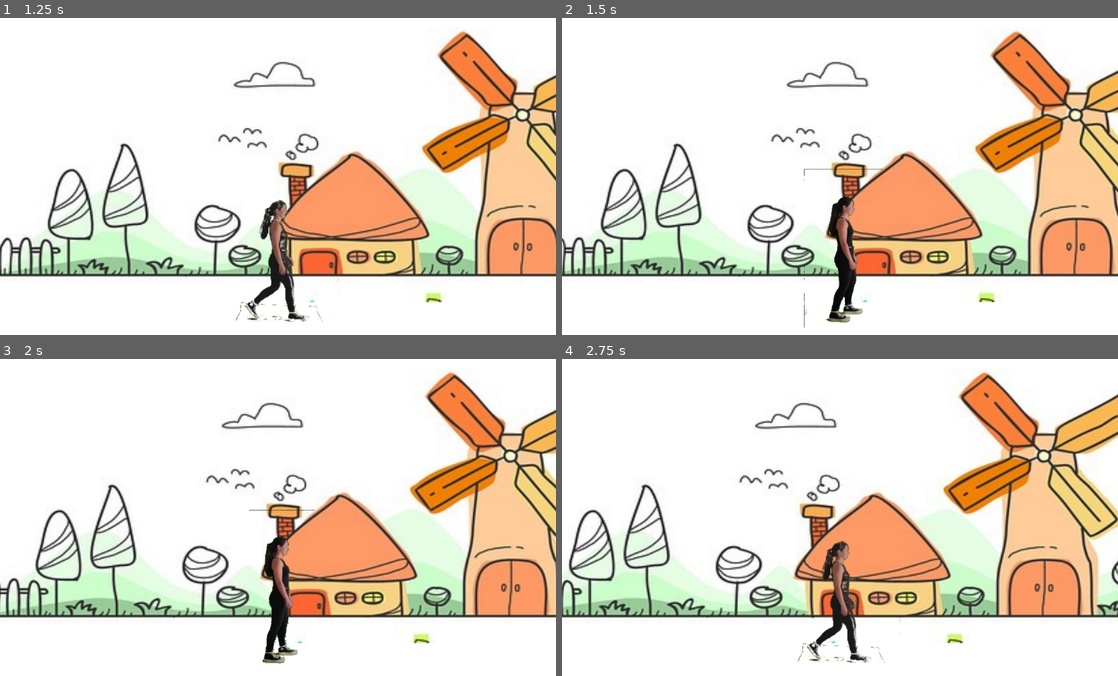
Above: before the commit, frames 1-4 (two rows, left to right).
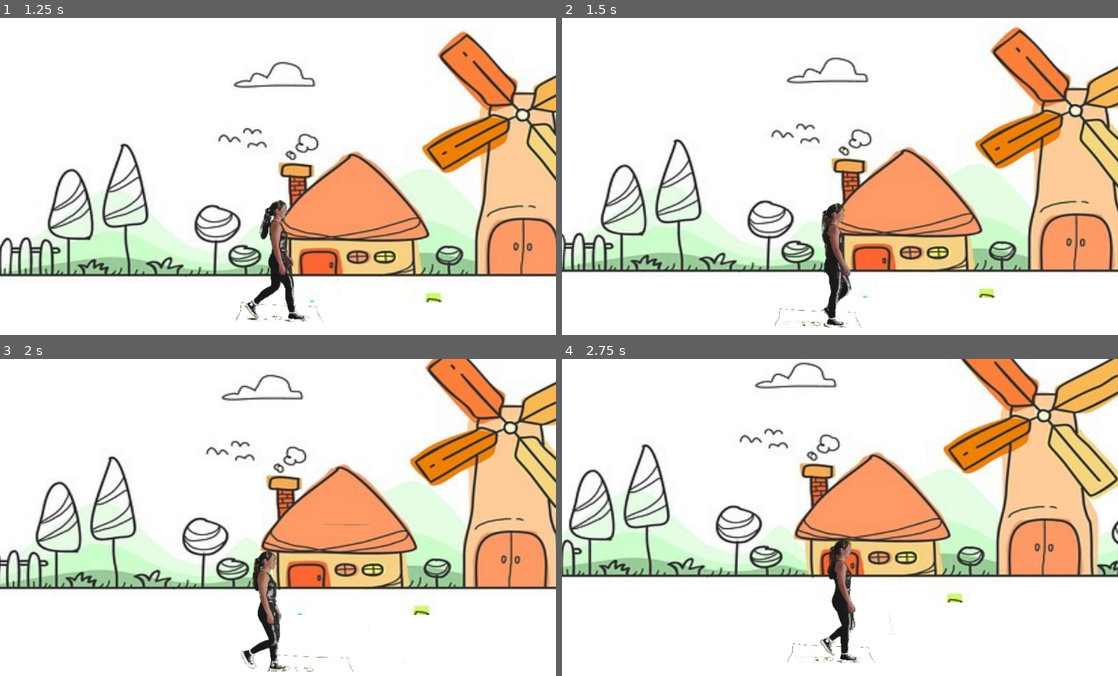
Above: after the commit, the same moments.

Repository: abel-001/peladilla_en_sleep_street
Game: Godot game, scene res://escenarios/nivel1/Escenario.tscn
Two runs of this game, one before a commit and one after it. Both use one fixed random seed, a clock stepped at 60 frames per second and the inputs below. The project has no main scene, so this scene is started directly.
Inputs:
- Up to frame 1 (1.25 s): hold Right (ui_right) from 0.53 s (still down); hold Space (slap) from 0.53 s (still down)
- Up to frame 2 (1.5 s): release Right (ui_right) at 1.28 s; release Space (slap) at 1.28 s; hold Down (ui_down) from 1.28 s (still down); tap Space (slap) at 1.35 s
- Up to frame 3 (2 s): keep holding Down (ui_down)
- Up to frame 4 (2.75 s): release Down (ui_down) at 2.03 s; hold Right (ui_right) from 2.03 s (still down); hold Space (slap) from 2.03 s (still down)

Frame 1 is identical in both runs. In frame 2, 19% of the frame differs, in the area x 0-100%, y 2-98%; in frame 3, 37%; in frame 4, 46%, in the area x 0-100%, y 0-96%.

Commit message:
Acción de caminar hacia atrás, y guantazo

Diff:
--- a/escenarios/nivel1/Escenario.tscn
+++ b/escenarios/nivel1/Escenario.tscn
@@ -110,8 +110,15 @@
 
 [node name="patricia" parent="." instance=ExtResource( 4 )]
 position = Vector2( -396, 274 )
+es_robot = false
 
 [node name="Camera2D" type="Camera2D" parent="patricia"]
 position = Vector2( 10, -256 )
 current = true
 smoothing_enabled = true
+
+[node name="alto_camino" type="Position2D" parent="."]
+position = Vector2( 241, 193 )
+
+[node name="bajo_camino" type="Position2D" parent="."]
+position = Vector2( 245, 456 )
--- a/personajes/patricia/patricia.gd
+++ b/personajes/patricia/patricia.gd
@@ -8,10 +8,16 @@
 export var velocidad=100
 
 var flip=false
+var escalalado_rango=20
+var lejos
+export var es_robot=true
 
 # Called when the node enters the scene tree for the first time.
 func _ready():
 	$AnimationPlayer.play("idle",-1,2)
+	lejos=get_node("../alto_camino")
+	var cerca=get_node("../bajo_camino")
+	escalalado_rango=cerca.position.y-lejos.position.y
 
 #
 ## Called every frame. 'delta' is the elapsed time since the previous frame.
@@ -20,23 +26,42 @@
 
 func _physics_process(delta):
 	var velocidad_y=0
+	var velocidad_x=0
 
-	if Input.is_action_pressed("ui_up"):
-		velocidad_y=-velocidad
-	elif Input.is_action_pressed("ui_down"):
-		velocidad_y=velocidad
+	var movido=false
 
-	if Input.is_action_pressed("ui_right"):
-		move_and_slide(Vector2(velocidad,velocidad_y),Vector2(0,1))
+	if not es_robot:
+		if Input.is_action_pressed("ui_up"):
+			velocidad_y=-velocidad
+			movido=true
+		elif Input.is_action_pressed("ui_down"):
+			velocidad_y=velocidad
+			movido=true
+
+		if Input.is_action_pressed("ui_right"):
+			velocidad_x=velocidad
+			movido=true
+			scale.x=abs(scale.x)
+		elif Input.is_action_pressed("ui_left"):
+			velocidad_x=-velocidad
+			movido=true
+			print("-> "+str(scale.x))
+			if scale.x>0:
+				scale.x=-scale.x
+				print(scale.x)
+
+	if movido:
+		move_and_slide(Vector2(velocidad_x,velocidad_y),Vector2(0,1))
 		$AnimationPlayer.play("walking",-1,2)
-		flip=false
-	elif Input.is_action_pressed("ui_left"):
-		move_and_slide(Vector2(-velocidad,velocidad_y),Vector2(0,1))
-		$AnimationPlayer.play("walking2",-1,2)
-		flip=true
 	elif Input.is_action_pressed("slap"):
-		$AnimationPlayer.play("slapping",-1,3)
+		$AnimationPlayer.play("slapping",-1,4)
 	else:
-		$AnimationPlayer.play("idle")
+		if $AnimationPlayer.current_animation=="slapping" and $AnimationPlayer.is_playing():
+			pass
+		else:
+			$AnimationPlayer.play("idle")
 
-	$"Walking-patriciaBis".flip_h=flip
+
+	# Tamaño del sprite, según su distanica a alto y bajo_camino
+	var distancia=lejos.position.y-position.y
+	# scale=Vector2(distancia/escalalado_rango,distancia/escalalado_rango)
--- a/personajes/patricia/patricia.tscn
+++ b/personajes/patricia/patricia.tscn
@@ -313,6 +313,30 @@
 tracks/3/imported = false
 tracks/3/enabled = true
 tracks/3/keys = {
+"times": PoolRealArray( 0 ),
+"transitions": PoolRealArray( 1 ),
+"update": 1,
+"values": [ false ]
+}
+tracks/4/type = "value"
+tracks/4/path = NodePath("Walking-patricia-spritesheet:visible")
+tracks/4/interp = 1
+tracks/4/loop_wrap = true
+tracks/4/imported = false
+tracks/4/enabled = true
+tracks/4/keys = {
+"times": PoolRealArray( 0 ),
+"transitions": PoolRealArray( 1 ),
+"update": 1,
+"values": [ false ]
+}
+tracks/5/type = "value"
+tracks/5/path = NodePath("Idle-patricia-spritesheet:visible")
+tracks/5/interp = 1
+tracks/5/loop_wrap = true
+tracks/5/imported = false
+tracks/5/enabled = true
+tracks/5/keys = {
 "times": PoolRealArray( 0 ),
 "transitions": PoolRealArray( 1 ),
 "update": 1,
@@ -506,6 +530,9 @@
 radius = 19.0
 height = 182.0
 
+[sub_resource type="CircleShape2D" id=8]
+radius = 19.0263
+
 [node name="patricia" type="KinematicBody2D"]
 script = ExtResource( 3 )
 
@@ -557,3 +584,12 @@
 [node name="CollisionShape2D" type="CollisionShape2D" parent="."]
 position = Vector2( 1, -108 )
 shape = SubResource( 4 )
+
+[node name="guantada" type="Area2D" parent="."]
+position = Vector2( 66, -213 )
+__meta__ = {
+"_edit_group_": true
+}
+
+[node name="CollisionShape2D" type="CollisionShape2D" parent="guantada"]
+shape = SubResource( 8 )
Not shown: 1 places in personajes/patricia/patricia.tscn that only renumber resources
